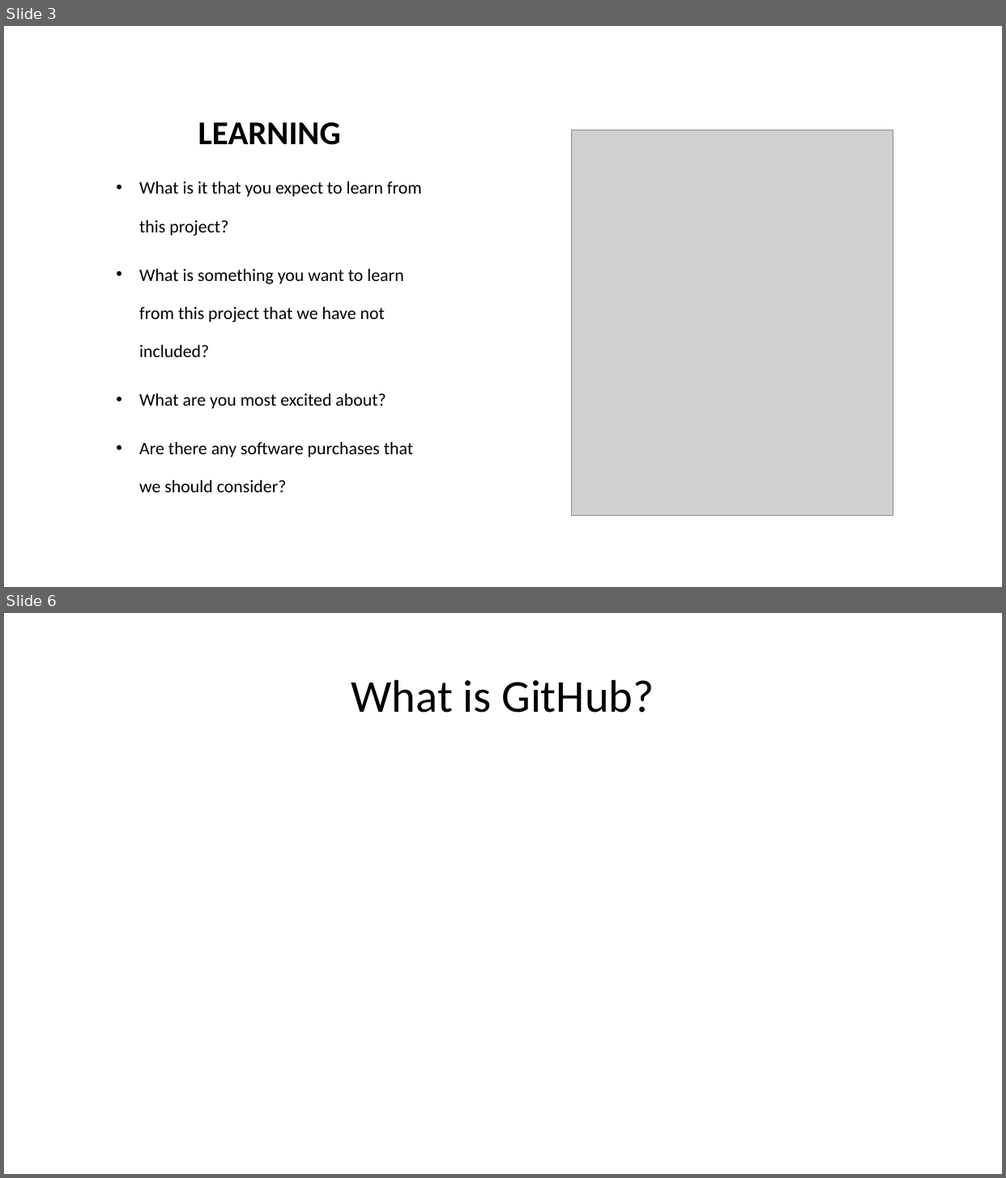
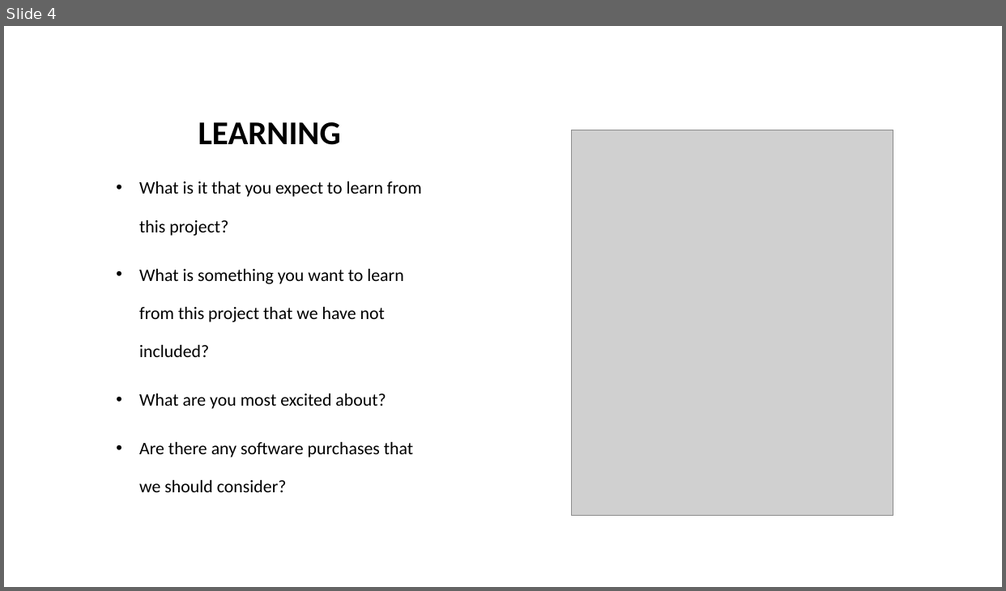
Before and after one commit to jorrtayl/Group-Project, a slide deck: Group Project.pptx. Shown one above the other, each under a label of ours: slides 3 and 6 before the commit, slide 4 after it; the slides between them are not shown. The pictures are 1006x1178 and 1006x591 pixels, drawn with LibreOffice and Linux fonts; fonts in the diff are those of the drawing; grey boxes stand for pictures. Boxes give left, top, right and bottom in pixels: in the first picture for what was removed or moved away, otherwise in the second. Text is boxed around its words. In the diff, an @@ line names an element or a change of style, - is before the commit and + after.

```diff
--- a/Group Project.pptx
+++ b/Group Project.pptx
@@ slide 6 removed at [4, 613, 1002, 1174], background #FFFFFF @@
@@ title removed at [351, 679, 654, 713] @@
-What is GitHub?
@@ what was slide 3 is now slide 4 @@
```
Also in this commit, not shown: 7 slides added, 3 other slides removed.
